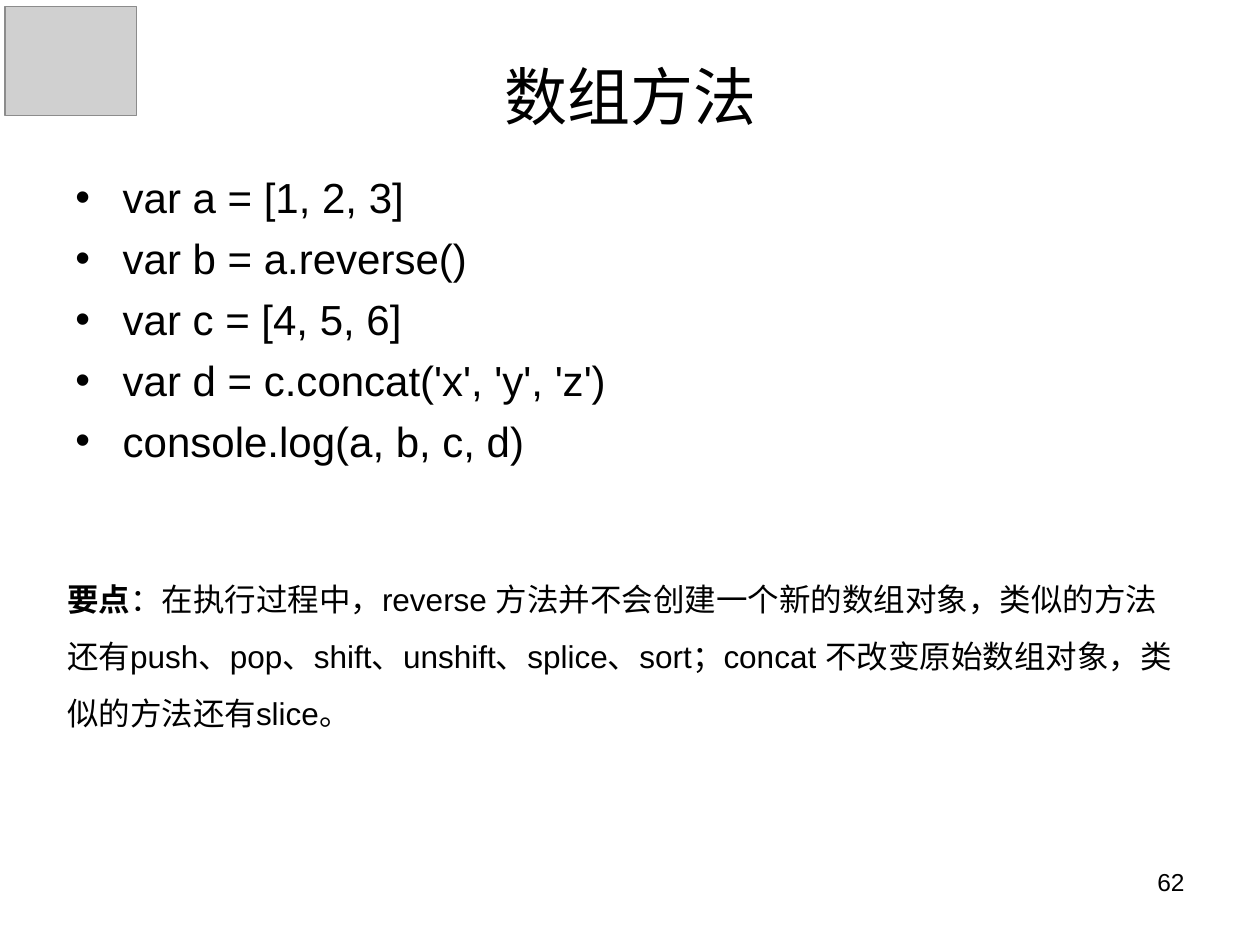
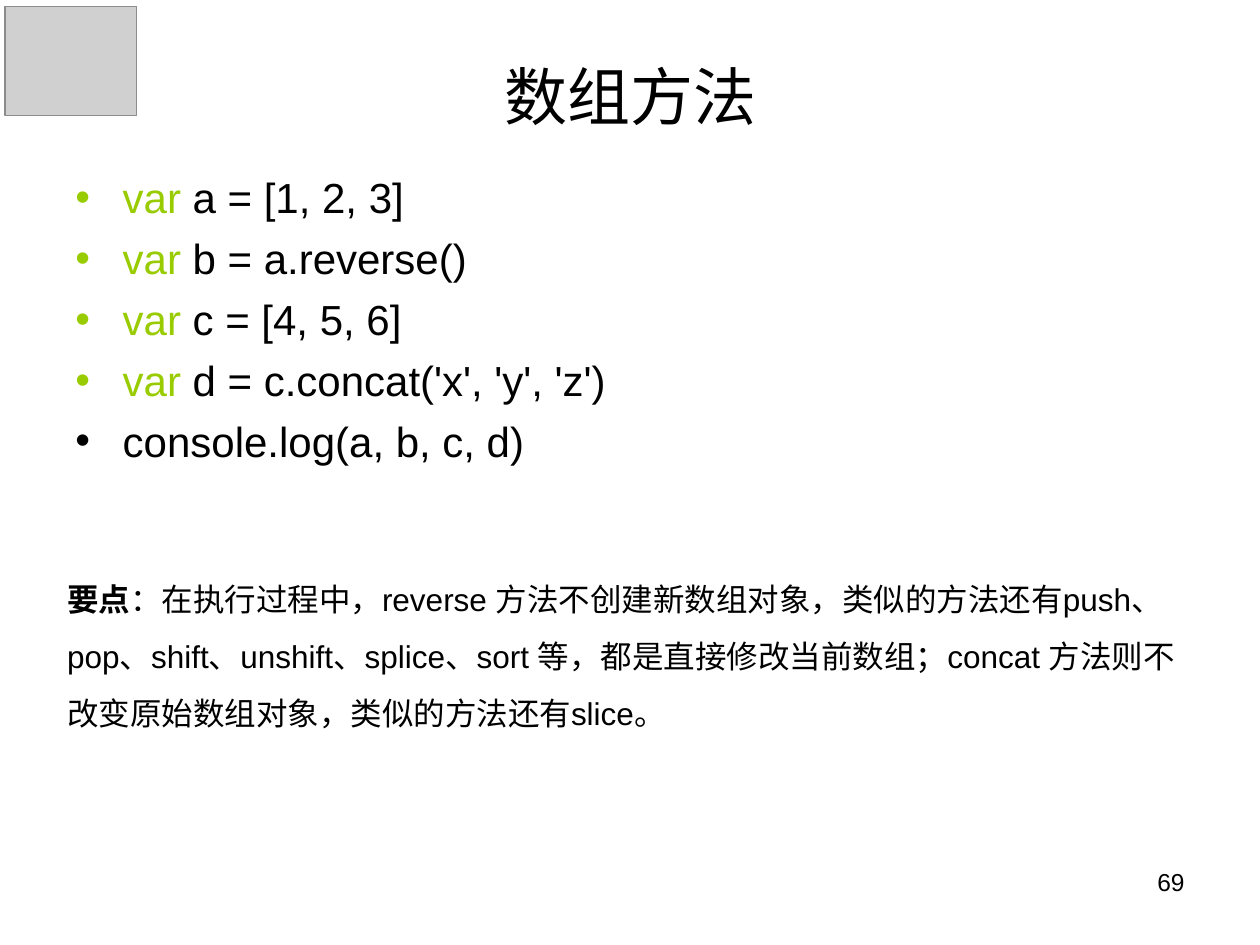
Before and after one commit to panxuepeng/javascript, a slide deck: slide 69 of ppt/1-1（第一天课程）.ppt (slide 62 before the commit). Drawn at 1260x945 pixels with LibreOffice and Linux fonts; fonts in the diff are those of the drawing; grey boxes stand for pictures. Boxes give left, top, right and bottom in pixels: in the first picture for what was removed or moved away, otherwise in the second. Text is boxed around its words. In the diff, an @@ line names an element or a change of style, - is before the commit and + after.

```diff
--- a/ppt/1-1（第一天课程）.ppt
+++ b/ppt/1-1（第一天课程）.ppt
@@ text at <box>123,182,606,404</box>: text colour #000000 to #99CC00 in "var", "var", "var", "var"; bullet colour #000000 to #99CC00 @@
@@ text at <box>67,584,1175,728</box>: text changed @@
-要点：在执行过程中，reverse 方法并不会创建一个新的数组对象，类似的方法还有push、pop、shift、unshift、splice、sort；concat 不改变原始数组对象，类似的方法还有slice。
+要点：在执行过程中，reverse 方法不创建新数组对象，类似的方法还有push、pop、shift、unshift、splice、sort 等，都是直接修改当前数组；concat 方法则不改变原始数组对象，类似的方法还有slice。
@@ page number at <box>1157,874,1184,892</box>: text changed @@
-62
+69
```
Also in this commit, not shown: 39 other slides changed, 14 slides added, 4 slides removed, 1 other file.
